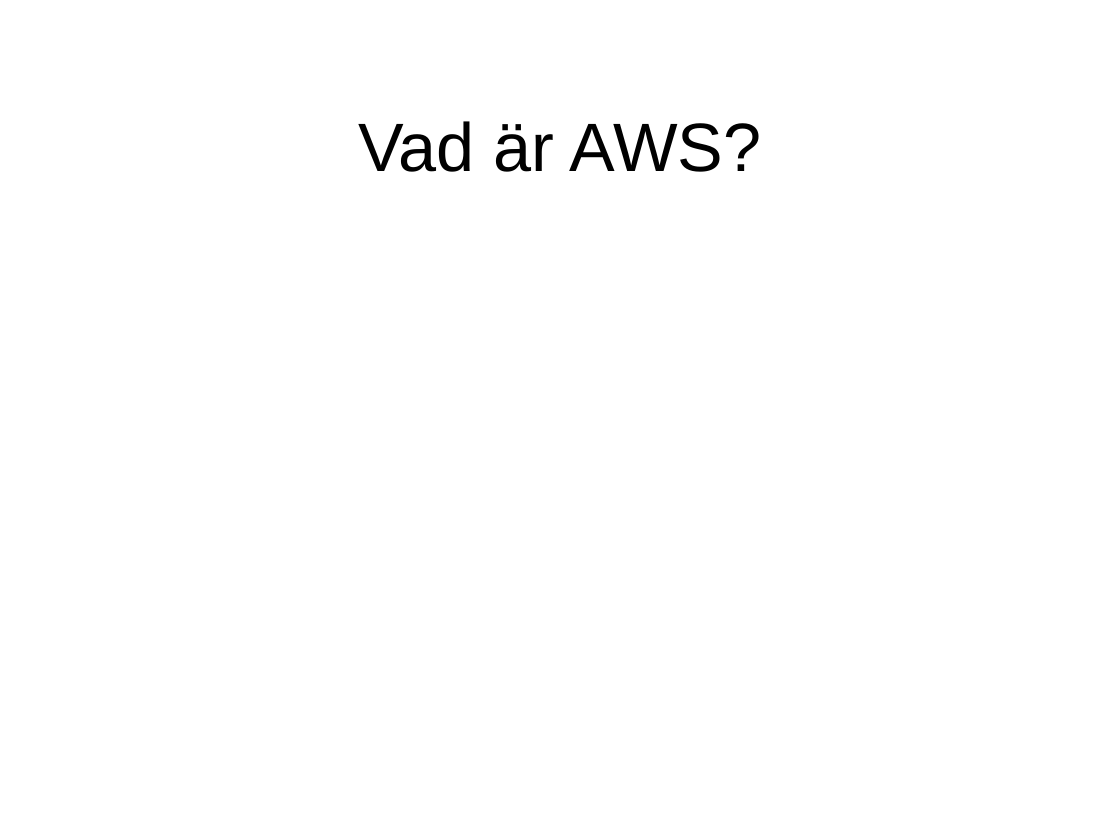
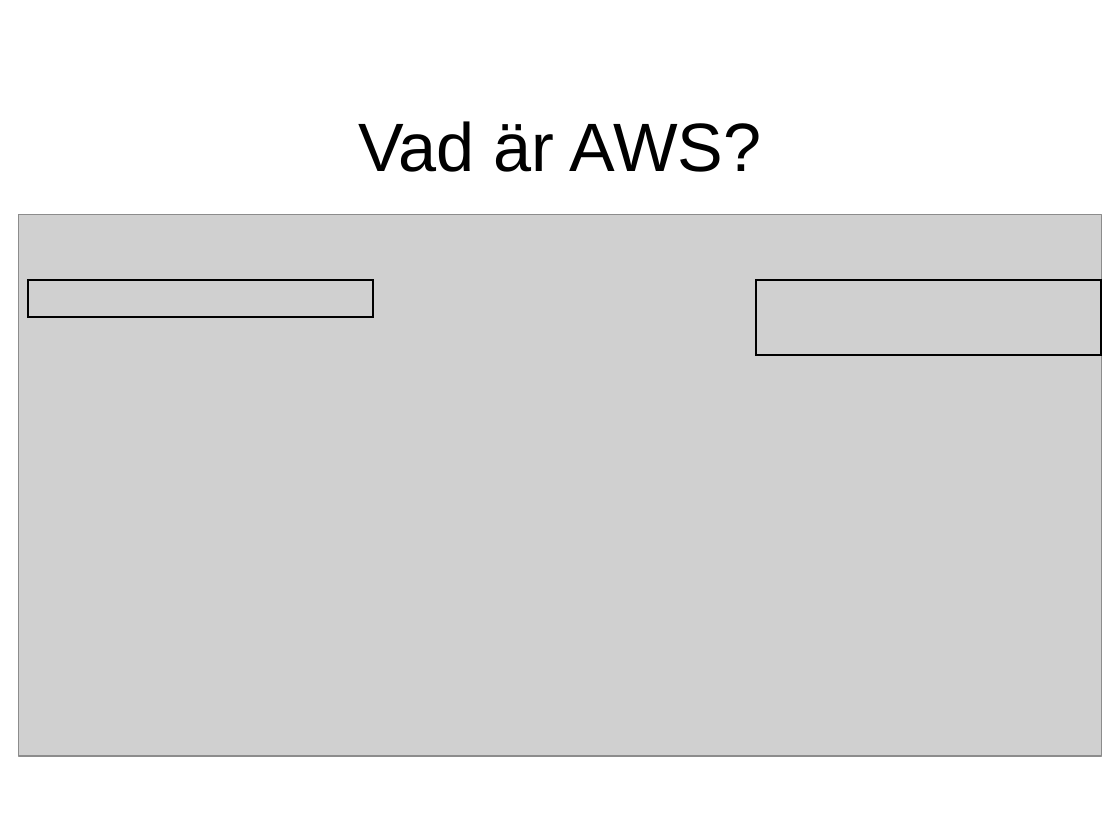
Before and after one commit to niklaslind/EC2_lab, a slide deck: slide 3 of doc/EC2_lab_1.ppt (slide 2 before the commit). Drawn at 1120x840 pixels with LibreOffice and Linux fonts; fonts in the diff are those of the drawing; grey boxes stand for pictures. Boxes give left, top, right and bottom in pixels: in the first picture for what was removed or moved away, otherwise in the second. Text is boxed around its words. In the diff, an @@ line names an element or a change of style, - is before the commit and + after.

```diff
--- a/doc/EC2_lab_1.ppt
+++ b/doc/EC2_lab_1.ppt
@@ picture added at (19,215,1102,756) @@
@@ rectangle added at (28,280,373,317), outline #000000 1.25 pt @@
@@ rectangle added at (756,280,1101,355), outline #000000 1.25 pt @@
```
Also in this commit, not shown: 2 other slides changed, 2 slides added, 1 slide removed.
